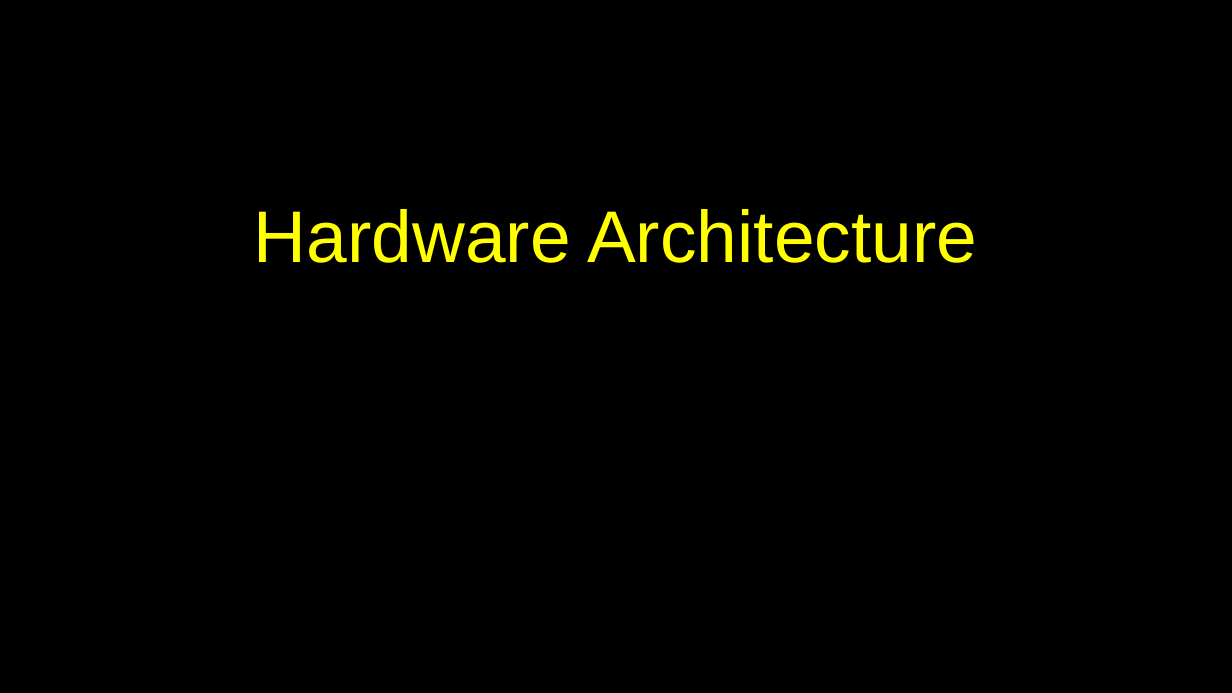
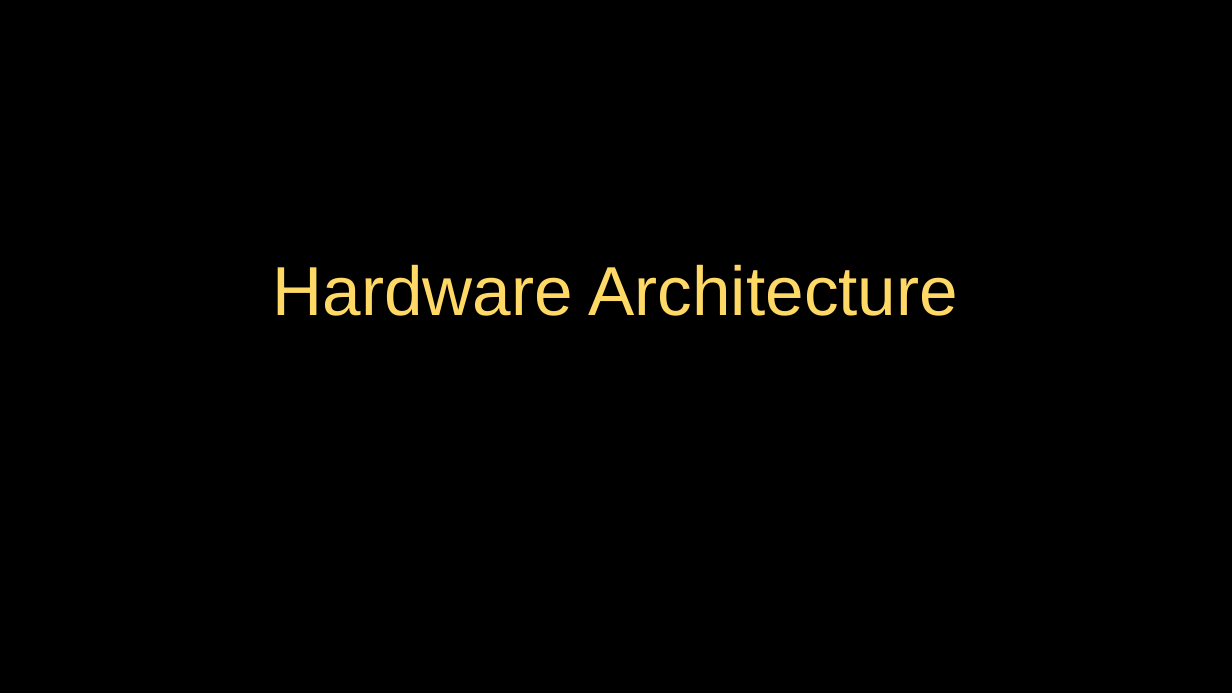
Before and after one commit to csev/py4e, a slide deck: slide 15 of lectures3/Pythonlearn-01-Intro.pptx. Drawn at 1232x693 pixels with LibreOffice and Linux fonts; fonts in the diff are those of the drawing. Boxes give left, top, right and bottom in pixels: in the first picture for what was removed or moved away, otherwise in the second. Text is boxed around its words. In the diff, an @@ line names an element or a change of style, - is before the commit and + after.

```diff
--- a/lectures3/Pythonlearn-01-Intro.pptx
+++ b/lectures3/Pythonlearn-01-Intro.pptx
@@ title "Hardware Architecture": place and size @@
-title "Hardware Architecture" at box(254, 209, 977, 263)
+title "Hardware Architecture" at box(273, 264, 959, 316)
@@ title "Hardware Architecture" at box(273, 264, 959, 316): size 76 to 72 pt, text colour #FFFF00 to #FFD966 @@
```
Also in this commit, not shown: 29 other slides changed, 7 other files.
